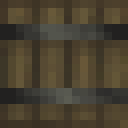
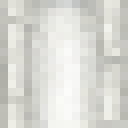
The second 128 x 128 image is a revision of the first. Changes to its layers:
added layer "lines2" (26%) above "Layer 7" over [32, 0, 96, 8]
added layer "Layer 7" above "middle shade" over [32, 0, 96, 128]
added layer "middle shade" (55%) above "bkp" over [32, 0, 96, 128]
added layer "bricks" (38%) above "Group 1" over [0, 0, 128, 128]
added group "Group 1" (64%) with 4 layers above "Layer 5 copy 2" over [0, 0, 128, 128]
hid "Layer 3", opacity 100% → 68%, moved it into group "Group 1", painted on it over [0, 0, 128, 128]
removed layer "Layer 1" over [0, 0, 128, 128]
moved "Layer 4" into group "Group 1", painted on it over [0, 0, 128, 128]
added layer "shade" in group "Group 1" over [0, 0, 128, 128]
added layer "Layer 5 copy 2" above "Layer 5 copy" over [0, 0, 128, 128]
added layer "Layer 5 copy" above "Layer 5" over [0, 0, 128, 128]
added layer "Layer 5" above "Layer 6" over [0, 0, 128, 128]
added layer "Layer 6" above "Layer 0" over [32, 16, 88, 112]
painted on "Layer 0" over [0, 0, 128, 128]
